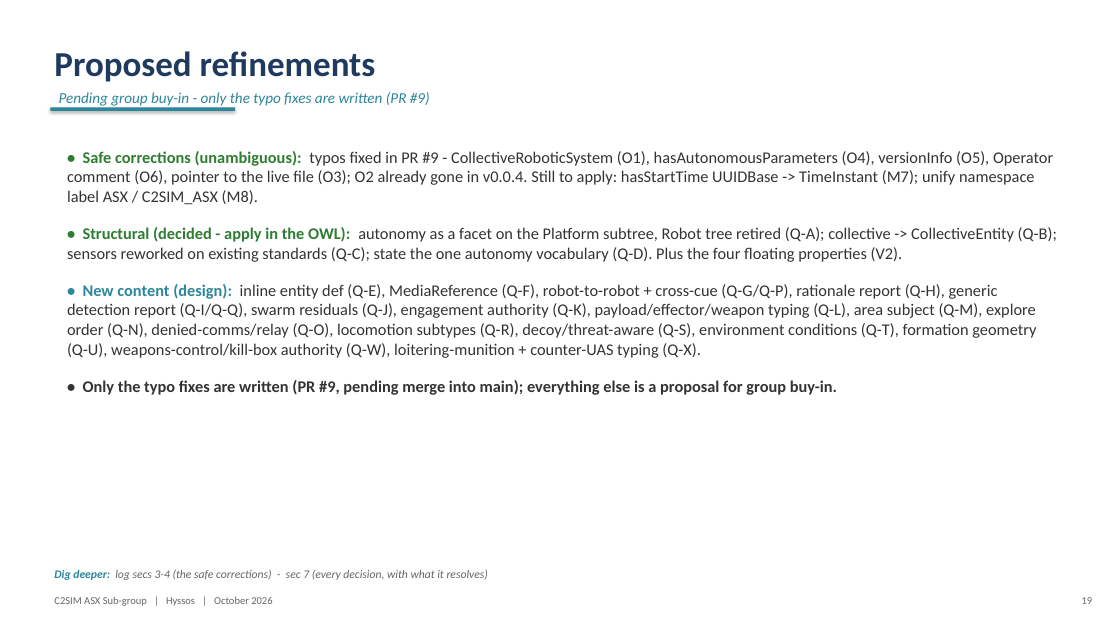
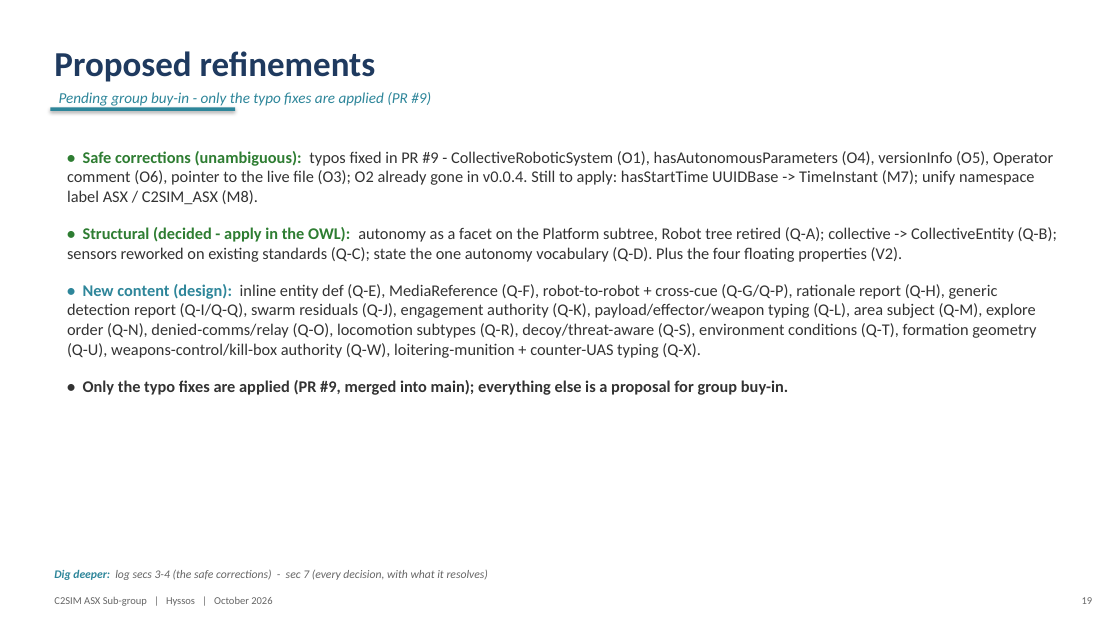
Before and after one commit to hyssostech/C2SIMArtifacts, a slide deck: slide 19 of Subgroups/ASX/InstantiationReview/ASX-Instantiation-Findings.pptx. Drawn at 1120x630 pixels with LibreOffice and Linux fonts; fonts in the diff are those of the drawing. Boxes give left, top, right and bottom in pixels: in the first picture for what was removed or moved away, otherwise in the second. Text is boxed around its words. In the diff, an @@ line names an element or a change of style, - is before the commit and + after.

```diff
--- a/Subgroups/ASX/InstantiationReview/ASX-Instantiation-Findings.pptx
+++ b/Subgroups/ASX/InstantiationReview/ASX-Instantiation-Findings.pptx
@@ text at box(59, 92, 431, 108): text changed @@
-Pending group buy-in - only the typo fixes are written (PR #9)
+Pending group buy-in - only the typo fixes are applied (PR #9)
@@ text at box(83, 380, 788, 395): text changed @@
-• Only the typo fixes are written (PR #9, pending merge into main); everything else is a proposal for group buy-in.
+• Only the typo fixes are applied (PR #9, merged into main); everything else is a proposal for group buy-in.
```
Also in this commit, not shown: 1 other slide changed, 4 other files.
